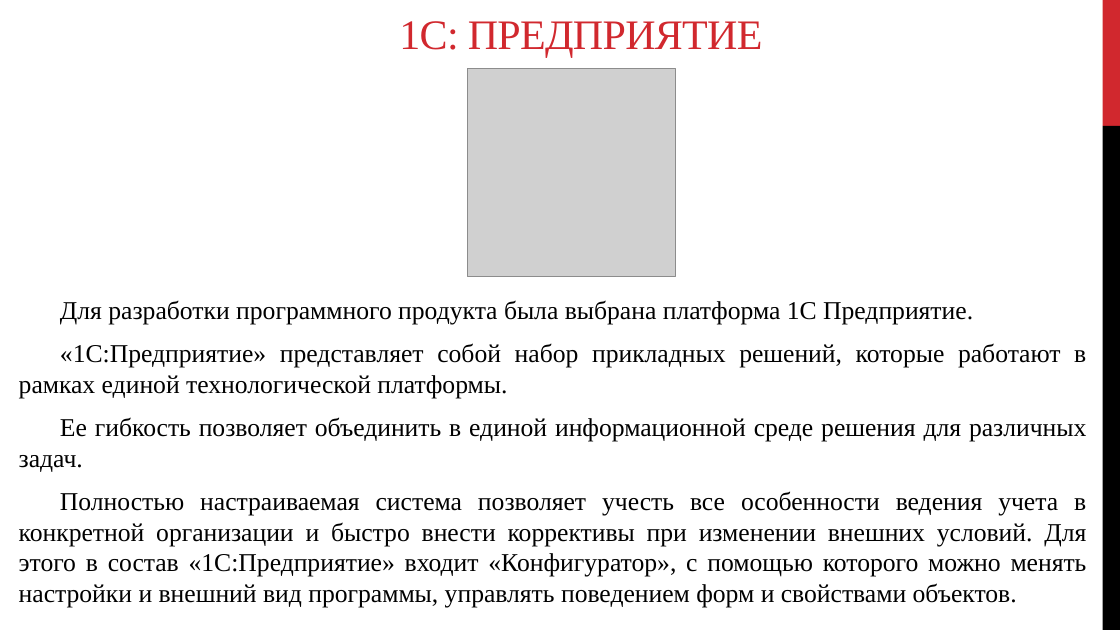
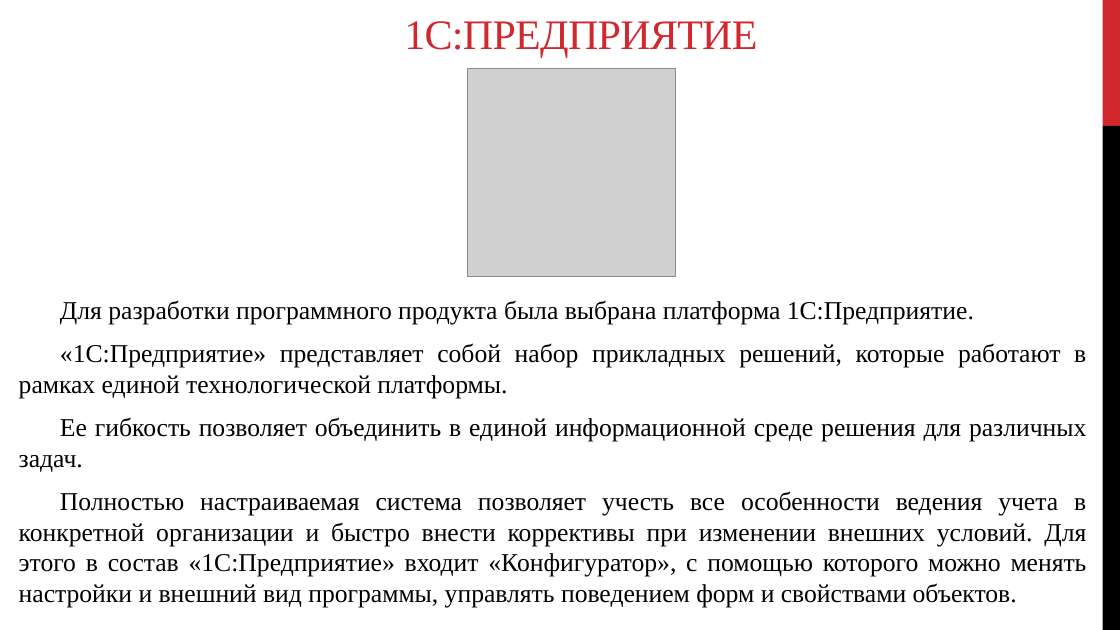
Before and after one commit to AnatolyKul/Diploma_defense, a slide deck: slide 7 of Диплом.pptx. Drawn at 1120x630 pixels with LibreOffice and Linux fonts; fonts in the diff are those of the drawing; grey boxes stand for pictures. Boxes give left, top, right and bottom in pixels: in the first picture for what was removed or moved away, otherwise in the second. Text is boxed around its words. In the diff, an @@ line names an element or a change of style, - is before the commit and + after.

```diff
--- a/Диплом.pptx
+++ b/Диплом.pptx
@@ title at <box>404,21,757,58</box>: spaces changed @@
-1С: ПРЕДПРИЯТИЕ
+1С:ПРЕДПРИЯТИЕ
@@ text at <box>60,300,974,325</box>: text changed @@
-Для разработки программного продукта была выбрана платформа 1С Предприятие.
+Для разработки программного продукта была выбрана платформа 1С:Предприятие.
```
Also in this commit, not shown: 1 other slide changed, 1 other file.
